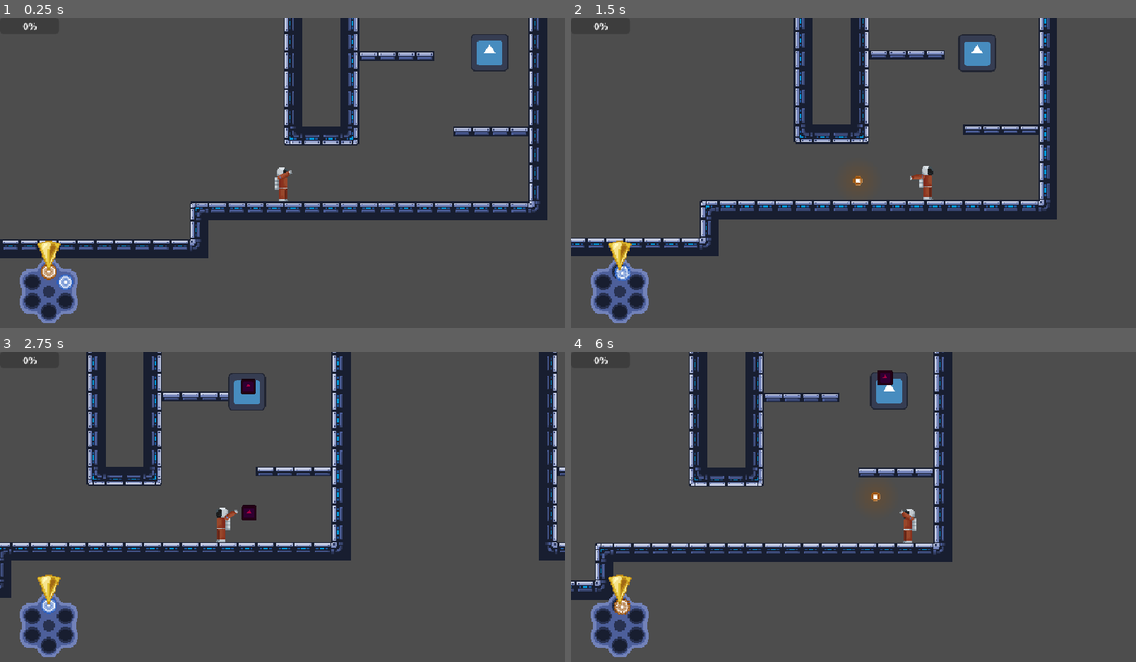
Above: before the commit, frames 1-4 (two rows, left to right).
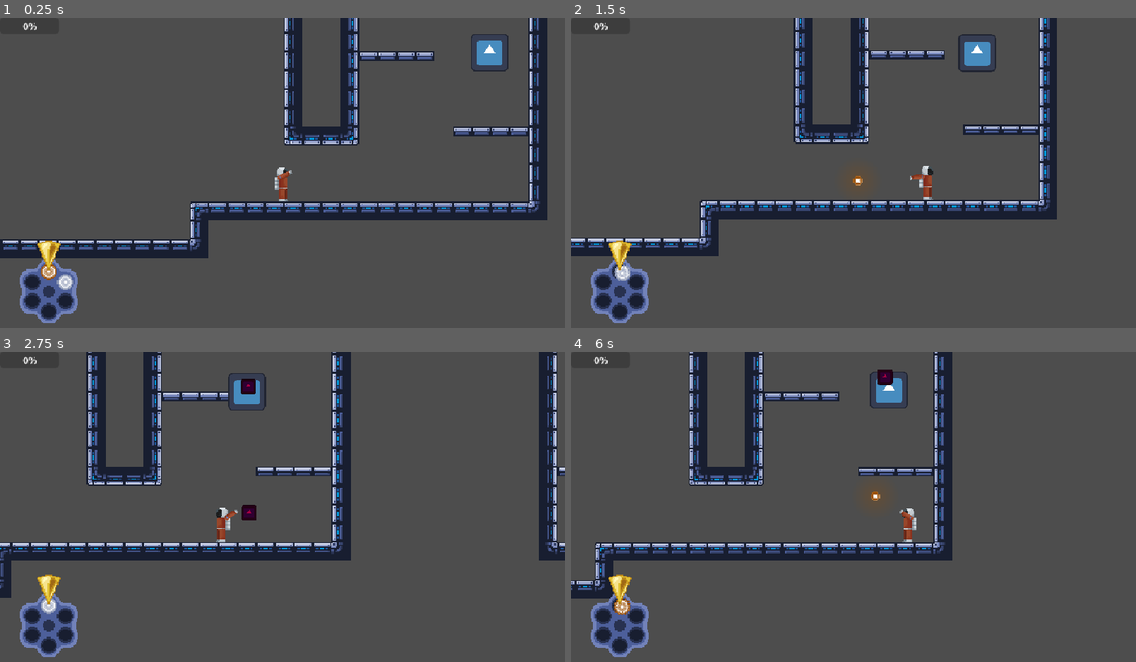
Above: after the commit, the same moments.

Repository: ygda-org/revolver
Game: Godot game, scene res://main/main.tscn
Same seed, same stepped clock (60 frames per second), same inputs: the game is played once before the commit and once after it. The engine's default icon, where the game draws it, is replaced by a stand-in: a white triangle on a blue panel in a dark square.
Inputs (mouse positions are in pixels of both pictures, inside the frame that each line leads up to):
- Up to frame 1 (0.25 s): no input
- Up to frame 2 (1.5 s): tap Enter (ui_accept) at 0.5 s; move the mouse to (977, 160) at 0.52 s; hold S (drop) 0.53-1.28 s; hold D (right) from 0.53 s (still down); tap Space (jump) at 0.77 s; move the mouse to (740, 191) at 1.27 s; click (740, 191) at 1.35 s
- Up to frame 3 (2.75 s): tap Space (jump) at 1.52 s; move the mouse to (339, 441) at 2.02 s; release D (right) at 2.03 s; hold A (left) from 2.03 s (still down); hold S (drop) from 2.03 s (still down)
- Up to frame 4 (6 s): move the mouse to (825, 575) at 2.77 s; release A (left) at 2.78 s; release S (drop) at 2.78 s; hold D (right) 2.78-4.28 s; click (825, 575) at 2.85 s; tap Space (jump) at 3.02, 3.77, 4.52 s; move the mouse to (1023, 556) at 3.52 s; hold S (drop) 3.53-4.28 s; tap R (reload) at 4.15 s; move the mouse to (684, 463) at 4.27 s; hold A (left) 4.28-5.03 s; click (684, 463) at 4.35 s; move the mouse to (881, 510) at 5.02 s; hold D (right) 5.03-5.78 s; hold S (drop) 5.03-5.78 s; move the mouse to (768, 432) at 5.77 s; hold A (left) from 5.78 s (still down); click (768, 432) at 5.85 s

The runs differ from the first frame. In frame 1, less than 0.1% of the frame differs, in the area x 10-13%, y 82-88%; in frame 2, less than 0.1%; in frame 3, less than 0.1%; in frame 4, 2.8%, in the area x 0-68%, y 0-80%.

Commit message:
god I love bullets

Diff:
--- a/globals/game_state.gd
+++ b/globals/game_state.gd
@@ -10,6 +10,7 @@
 const BULLET_PARRY_DAMAGE = 25
 
 var player: Player
+var camera
 
 ## array of all active enemy components
 var active_enemies: Array[EnemyComponent]
@@ -42,7 +43,7 @@
 	inventory[NORMAL_RES] = 2
 
 	# for testing
-	active_barrel[1] = load("uid://b4ndosinu1lue")
+	active_barrel[1] = load("uid://dlkqibmqobfen")
 
 ## cycle bullet by dir, then mod by barrel size
 func bullet_cycle(dir: int):
--- a/player/bullet/base_bullet_resource.gd
+++ b/player/bullet/base_bullet_resource.gd
@@ -36,5 +36,9 @@
 	HOMING,
 	BLACKHOLE,
 	BACKWARDS,
-	TRISHOT
+	TRISHOT,
+	OCTOSHOT,
+	RNGSHOT,
+	BURST_FIRE,
+	LEVITATION
 }
--- a/player/bullet/bullet.gd
+++ b/player/bullet/bullet.gd
@@ -28,7 +28,11 @@
 	BulletResource.effects.HOMING: Callable(homing),
 	BulletResource.effects.BLACKHOLE: Callable(blackhole),
 	BulletResource.effects.BACKWARDS: Callable(backwards),
-	BulletResource.effects.TRISHOT: Callable(tri_shot_setup)
+	BulletResource.effects.TRISHOT: Callable(tri_shot_setup),
+	BulletResource.effects.OCTOSHOT: Callable(octo_shot_setup),
+	BulletResource.effects.RNGSHOT: Callable(rng_shot_setup),
+	BulletResource.effects.BURST_FIRE: Callable(burst_fire_setup),
+	BulletResource.effects.LEVITATION: Callable(levitate)
 }
 
 var thing_i_hit: EnemyComponent
@@ -194,3 +198,27 @@
 	bullet2.direction = direction.rotated(-PI/6)
 	get_parent().add_child(bullet2)
 	bullet2.global_position = global_position
+
+func octo_shot_setup():
+	for i in range(1,8):
+		var bullet1 = load("uid://k308fsvc3jvh").instantiate()
+		bullet1.resource = load("uid://cllwws72eb4kk")
+		bullet1.direction = direction.rotated(i*PI/4)
+		get_parent().add_child(bullet1)
+		bullet1.global_position = global_position
+
+func rng_shot_setup():
+	direction = Vector2(1,0).rotated(randf_range(0, 2*PI))
+	vel = direction * resource.speed
+
+func burst_fire_setup():
+	for i in range(int(resource.effect_strength)):
+		var bullet = load("uid://k308fsvc3jvh").instantiate()
+		bullet.resource = load("uid://dj3urqcujfedn")
+		bullet.direction = global_position.direction_to(get_global_mouse_position())
+		GameState.camera.add_trauma(bullet.resource.shake_trauma)
+		add_child(bullet)
+		await get_tree().create_timer(0.07).timeout
+
+func levitate():
+	player.velocity.y -= resource.effect_strength * delta_time_save
--- /dev/null
+++ b/player/bullet/bullet_resources/burst_fire.tres
@@ -0,0 +1,14 @@
+[gd_resource type="Resource" script_class="BulletResource" format=3 uid="uid://dcemdey3p3kex"]
+
+[ext_resource type="Script" uid="uid://cmear8uu7c65f" path="res://player/bullet/base_bullet_resource.gd" id="1_4h8i8"]
+
+[resource]
+script = ExtResource("1_4h8i8")
+damage = 0
+speed = 0.0
+effect = 20
+effect_strength = 3.0
+effect_on_shot = true
+shake_trauma = 0.0
+invisible_and_no_collision = true
+metadata/_custom_type_script = "uid://cmear8uu7c65f"
--- /dev/null
+++ b/player/bullet/bullet_resources/levitation.tres
@@ -0,0 +1,13 @@
+[gd_resource type="Resource" script_class="BulletResource" format=3 uid="uid://dlkqibmqobfen"]
+
+[ext_resource type="Script" uid="uid://cmear8uu7c65f" path="res://player/bullet/base_bullet_resource.gd" id="1_3xnah"]
+
+[resource]
+script = ExtResource("1_3xnah")
+damage = 5
+speed = 200.0
+effect = 21
+effect_strength = 730.0
+called_in_process = true
+outline_color = Color(0.5401423, 0.5852461, 0.7023143, 1)
+metadata/_custom_type_script = "uid://cmear8uu7c65f"
--- /dev/null
+++ b/player/bullet/bullet_resources/octo_shot.tres
@@ -0,0 +1,13 @@
+[gd_resource type="Resource" script_class="BulletResource" format=3 uid="uid://cjyw3wnw6eiij"]
+
+[ext_resource type="Script" uid="uid://cmear8uu7c65f" path="res://player/bullet/base_bullet_resource.gd" id="1_euihm"]
+
+[resource]
+script = ExtResource("1_euihm")
+damage = 9
+speed = 300.0
+effect = 18
+effect_on_shot = true
+shake_trauma = 0.75
+outline_color = Color(0.3317938, 0.36009178, 0.65476745, 1)
+metadata/_custom_type_script = "uid://cmear8uu7c65f"
--- /dev/null
+++ b/player/bullet/bullet_resources/rng_shot.tres
@@ -0,0 +1,11 @@
+[gd_resource type="Resource" script_class="BulletResource" format=3 uid="uid://dvgwochdrx8ug"]
+
+[ext_resource type="Script" uid="uid://cmear8uu7c65f" path="res://player/bullet/base_bullet_resource.gd" id="1_iwolm"]
+
+[resource]
+script = ExtResource("1_iwolm")
+damage = 45
+effect = 19
+effect_on_shot = true
+outline_color = Color(0.696551, 0.0002192837, 0.65179604, 1)
+metadata/_custom_type_script = "uid://cmear8uu7c65f"
--- /dev/null
+++ b/player/bullet/helpers/burst_helper.tres
@@ -0,0 +1,10 @@
+[gd_resource type="Resource" script_class="BulletResource" format=3 uid="uid://dj3urqcujfedn"]
+
+[ext_resource type="Script" uid="uid://cmear8uu7c65f" path="res://player/bullet/base_bullet_resource.gd" id="1_fm0te"]
+
+[resource]
+script = ExtResource("1_fm0te")
+damage = 6
+shake_trauma = 0.4
+outline_color = Color(0.63409686, 0.5600573, 0.30089393, 1)
+metadata/_custom_type_script = "uid://cmear8uu7c65f"
--- a/player/camera_2d.gd
+++ b/player/camera_2d.gd
@@ -9,6 +9,7 @@
 
 func _ready():
 	noise.seed = 1042314
+	GameState.camera = self
 
 func _process(delta):
 	if trauma:
